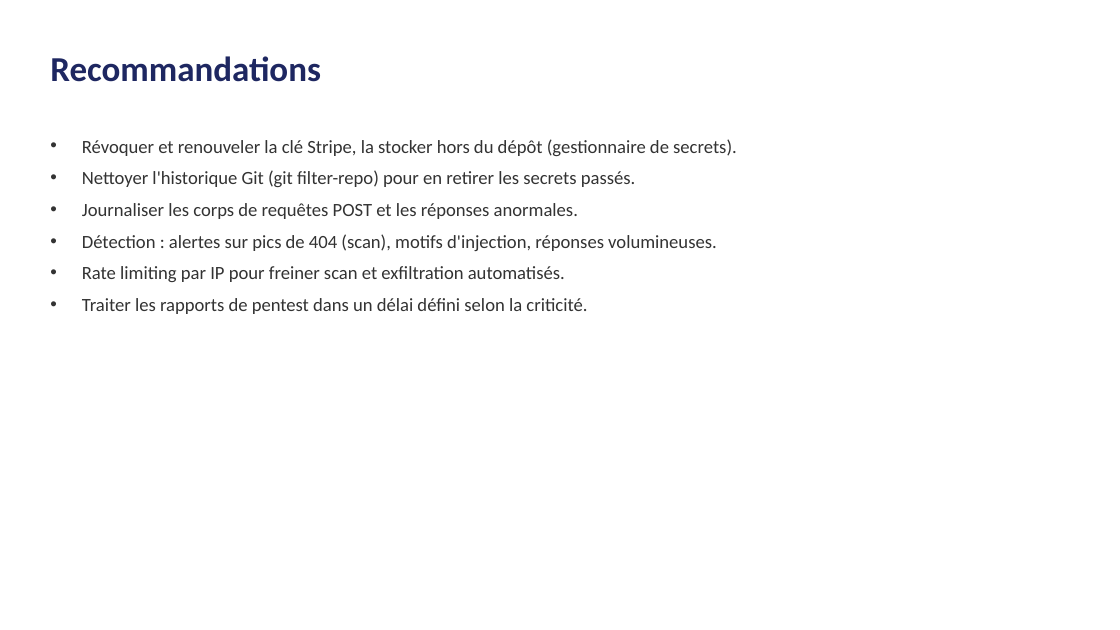
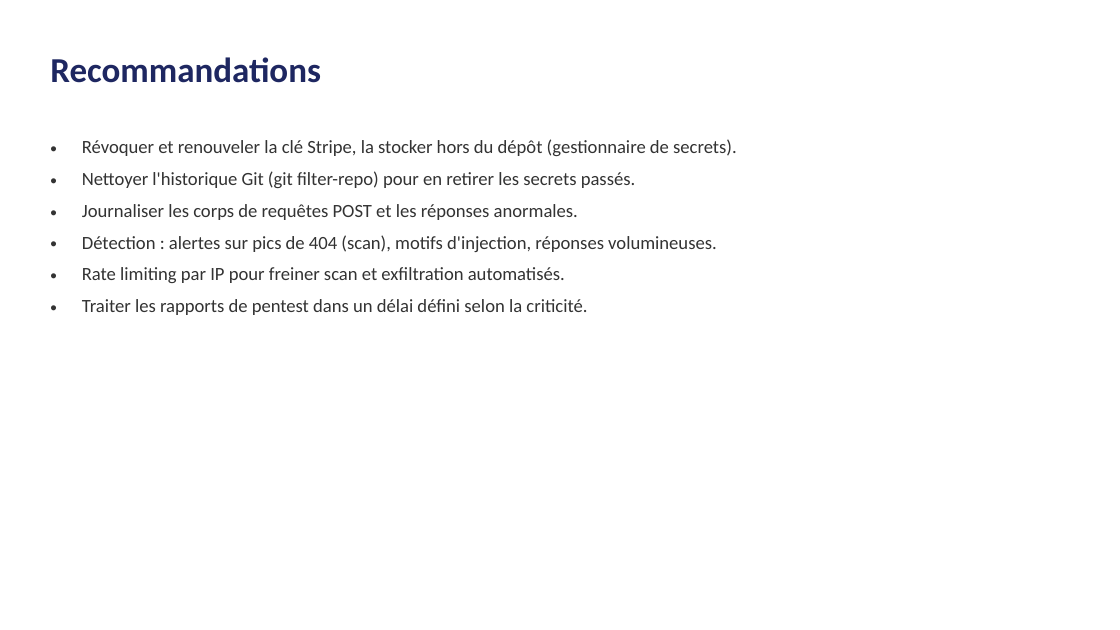
Before and after one commit to sody-ops/project-hackbnb-sources, a slide deck: slide 20 of livrables/HackBNB_soutenance.pptx. Drawn at 1120x630 pixels with LibreOffice and Linux fonts; fonts in the diff are those of the drawing. Boxes give left, top, right and bottom in pixels: in the first picture for what was removed or moved away, otherwise in the second. Text is boxed around its words. In the diff, an @@ line names an element or a change of style, - is before the commit and + after.

```diff
--- a/livrables/HackBNB_soutenance.pptx
+++ b/livrables/HackBNB_soutenance.pptx
@@ freeform shape added at <box>0,0,1120,630</box>, fill #FFFFFF @@
@@ text added at <box>50,137,69,155</box>, 16 pt, text #333333 @@
+•
@@ text removed at <box>82,139,737,314</box> @@
-• Révoquer et renouveler la clé Stripe, la stocker hors du dépôt (gestionnaire de secrets).
-• Nettoyer l'historique Git (git filter-repo) pour en retirer les secrets passés.
-• Journaliser les corps de requêtes POST et les réponses anormales.
-• Détection : alertes sur pics de 404 (scan), motifs d'injection, réponses volumineuses.
-• Rate limiting par IP pour freiner scan et exfiltration automatisés.
-• Traiter les rapports de pentest dans un délai défini selon la criticité.
@@ text added at <box>82,139,737,156</box>, 16 pt, text #333333 @@
+Révoquer et renouveler la clé Stripe, la stocker hors du dépôt (gestionnaire de secrets).
@@ text added at <box>50,169,69,187</box>, 16 pt, text #333333 @@
+•
@@ text added at <box>82,171,635,188</box>, 16 pt, text #333333 @@
+Nettoyer l'historique Git (git filter-repo) pour en retirer les secrets passés.
@@ text added at <box>50,201,69,219</box>, 16 pt, text #333333 @@
+•
@@ text added at <box>50,232,69,250</box>, 16 pt, text #333333 @@
+•
@@ text added at <box>50,264,69,282</box>, 16 pt, text #333333 @@
+•
@@ text added at <box>50,296,69,314</box>, 16 pt, text #333333 @@
+•
```
Also in this commit, not shown: 20 other slides changed.
